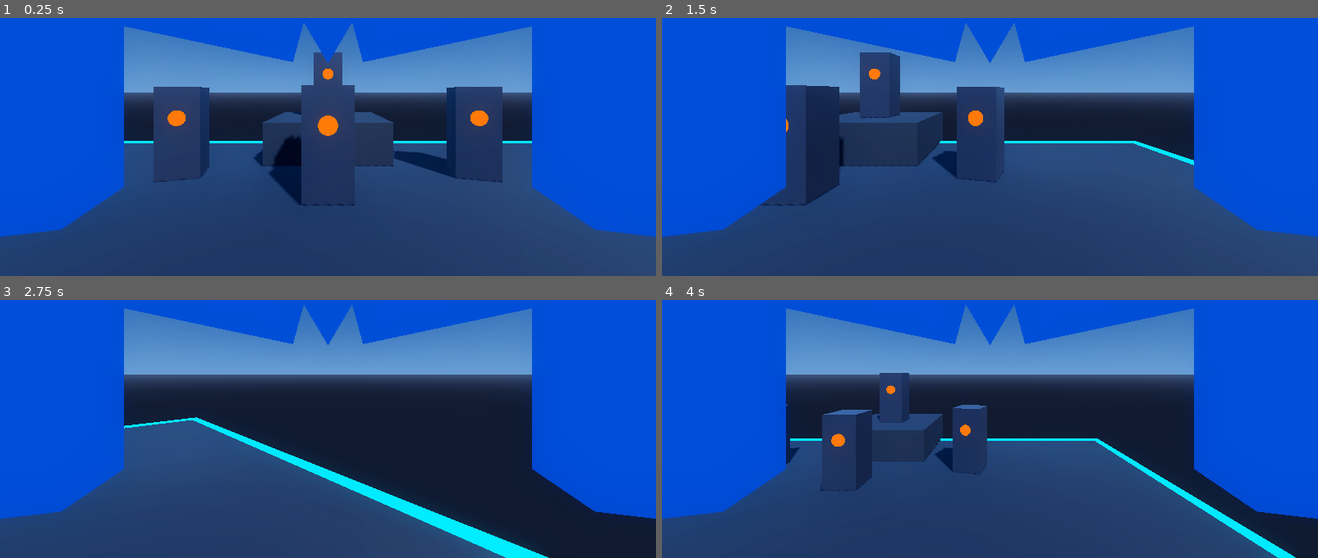
Above: before the commit, frames 1-4 (two rows, left to right).
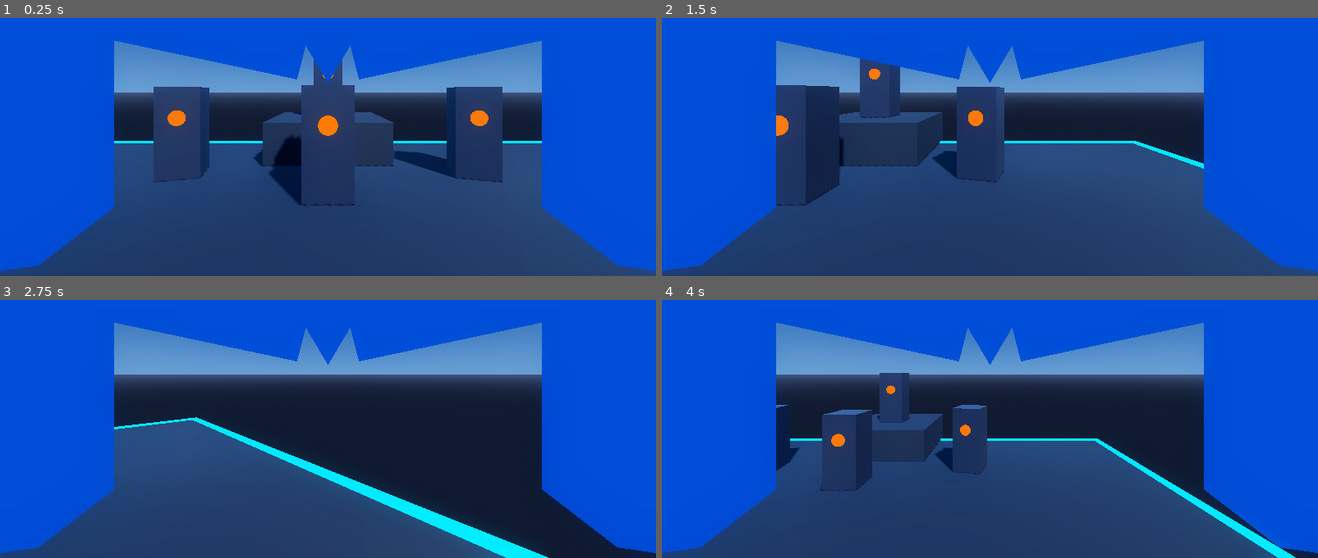
Above: after the commit, the same moments.

Repository: b6-stack/mega-man-x-remade
Game: Godot game, scene res://scenes/test_arena.tscn
Same seed, same stepped clock (60 frames per second), same inputs: the game is played once before the commit and once after it.
Inputs (mouse positions are in pixels of both pictures, inside the frame that each line leads up to):
- Up to frame 1 (0.25 s): no input
- Up to frame 2 (1.5 s): tap Enter (ui_accept) at 0.5, 0.77, 1.07 s; move the mouse to (1134, 74) at 0.52 s; hold D 0.53-1.25 s; hold Space 0.53-1.25 s; click (1134, 74) at 0.67 s; drag from (858, 110) to (957, 165) at 1.27 s
- Up to frame 3 (2.75 s): move the mouse to (outside the picture) at 2.02 s; hold D from 2.03 s (still down); hold E from 2.03 s (still down)
- Up to frame 4 (4 s): release D at 2.75 s; release E at 2.75 s; drag from (957, 447) to (793, 318) at 2.77 s; tap Enter (ui_accept) at 3.5, 3.77 s; move the mouse to (1186, 429) at 3.52 s; hold A from 3.53 s (still down); hold Q from 3.53 s (still down)

The runs differ from the first frame. In frame 1, 9.2% of the frame differs, in the area x 0-100%, y 1-99%; in frame 2, 9.2%; in frame 3, 9.2%; in frame 4, 9.2%.

Commit message:
Implement separate box emitter for X-Buster barrel and sphere emitter for glove, reposition helmet gem at sweet spot y=0.034

Diff:
--- a/scenes/player.tscn
+++ b/scenes/player.tscn
@@ -35,7 +35,7 @@
 
 [sub_resource type="PrismMesh" id="PrismMesh_gem_bezel"]
 material = SubResource("StandardMaterial3D_jewel_bezel")
-size = Vector3(0.032, 0.036, 0.016)
+size = Vector3(0.032, 0.036, 0.018)
 
 [sub_resource type="StandardMaterial3D" id="StandardMaterial3D_jewel"]
 shading_mode = 0
@@ -43,11 +43,11 @@
 albedo_color = Color(1, 0.05, 0.12, 1)
 emission_enabled = true
 emission = Color(1, 0.05, 0.1, 1)
-emission_energy_multiplier = 5.5
+emission_energy_multiplier = 6.0
 
 [sub_resource type="PrismMesh" id="PrismMesh_jewel"]
 material = SubResource("StandardMaterial3D_jewel")
-size = Vector3(0.024, 0.028, 0.020)
+size = Vector3(0.024, 0.028, 0.022)
 
 [sub_resource type="StandardMaterial3D" id="StandardMaterial3D_armor_cyan"]
 albedo_color = Color(0, 0.65, 0.95, 1)
@@ -196,42 +196,42 @@
 [node name="HelmetVisorFrame" type="Node3D" parent="XROrigin3D/XRCamera3D"]
 
 [node name="ForeheadCanopy" type="MeshInstance3D" parent="XROrigin3D/XRCamera3D/HelmetVisorFrame"]
-transform = Transform3D(1, 0, 0, 0, 0.965926, 0.258819, 0, -0.258819, 0.965926, 0, 0.100, -0.170)
+transform = Transform3D(1, 0, 0, 0, 0.965926, 0.258819, 0, -0.258819, 0.965926, 0, 0.088, -0.155)
 cast_shadow = 0
 mesh = SubResource("BoxMesh_canopy_top")
 
 [node name="CenterCrest" type="MeshInstance3D" parent="XROrigin3D/XRCamera3D/HelmetVisorFrame"]
-transform = Transform3D(1, 0, 0, 0, -1, 8.74228e-08, 0, -8.74228e-08, -1, 0, 0.050, -0.170)
+transform = Transform3D(1, 0, 0, 0, -1, 8.74228e-08, 0, -8.74228e-08, -1, 0, 0.034, -0.155)
 cast_shadow = 0
 mesh = SubResource("PrismMesh_center_crest")
 
 [node name="ForeheadGemBezel" type="MeshInstance3D" parent="XROrigin3D/XRCamera3D/HelmetVisorFrame"]
-transform = Transform3D(1, 0, 0, 0, -1, 8.74228e-08, 0, -8.74228e-08, -1, 0, 0.050, -0.168)
+transform = Transform3D(1, 0, 0, 0, -1, 8.74228e-08, 0, -8.74228e-08, -1, 0, 0.034, -0.153)
 cast_shadow = 0
 mesh = SubResource("PrismMesh_gem_bezel")
 
 [node name="ForeheadGem" type="MeshInstance3D" parent="XROrigin3D/XRCamera3D/HelmetVisorFrame"]
-transform = Transform3D(1, 0, 0, 0, -1, 8.74228e-08, 0, -8.74228e-08, -1, 0, 0.050, -0.165)
+transform = Transform3D(1, 0, 0, 0, -1, 8.74228e-08, 0, -8.74228e-08, -1, 0, 0.034, -0.150)
 cast_shadow = 0
 mesh = SubResource("PrismMesh_jewel")
 
 [node name="BrowArchLeft" type="MeshInstance3D" parent="XROrigin3D/XRCamera3D/HelmetVisorFrame"]
-transform = Transform3D(0.978148, 0.198669, 0.0634125, -0.207912, 0.935408, 0.285627, 0.00258189, -0.292671, 0.956209, -0.095, 0.062, -0.170)
+transform = Transform3D(0.978148, 0.198669, 0.0634125, -0.207912, 0.935408, 0.285627, 0.00258189, -0.292671, 0.956209, -0.090, 0.048, -0.155)
 cast_shadow = 0
 mesh = SubResource("BoxMesh_brow_arch")
 
 [node name="BrowArchRight" type="MeshInstance3D" parent="XROrigin3D/XRCamera3D/HelmetVisorFrame"]
-transform = Transform3D(0.978148, -0.198669, -0.0634125, 0.207912, 0.935408, 0.285627, -0.00258189, -0.292671, 0.956209, 0.095, 0.062, -0.170)
+transform = Transform3D(0.978148, -0.198669, -0.0634125, 0.207912, 0.935408, 0.285627, -0.00258189, -0.292671, 0.956209, 0.090, 0.048, -0.155)
 cast_shadow = 0
 mesh = SubResource("BoxMesh_brow_arch")
 
 [node name="TempleLeft" type="MeshInstance3D" parent="XROrigin3D/XRCamera3D/HelmetVisorFrame"]
-transform = Transform3D(0.965926, 0, 0.258819, 0, 1, 0, -0.258819, 0, 0.965926, -0.185, 0.010, -0.165)
+transform = Transform3D(0.965926, 0, 0.258819, 0, 1, 0, -0.258819, 0, 0.965926, -0.180, 0.0, -0.150)
 cast_shadow = 0
 mesh = SubResource("BoxMesh_temple_side")
 
 [node name="TempleRight" type="MeshInstance3D" parent="XROrigin3D/XRCamera3D/HelmetVisorFrame"]
-transform = Transform3D(0.965926, 0, -0.258819, 0, 1, 0, 0.258819, 0, 0.965926, 0.185, 0.010, -0.165)
+transform = Transform3D(0.965926, 0, -0.258819, 0, 1, 0, 0.258819, 0, 0.965926, 0.180, 0.0, -0.150)
 cast_shadow = 0
 mesh = SubResource("BoxMesh_temple_side")
 
@@ -245,8 +245,8 @@
 [node name="LeftChargeParticles" type="GPUParticles3D" parent="XROrigin3D/LeftController/LeftHandOffset"]
 transform = Transform3D(1, 0, 0, 0, 1, 0, 0, 0, 1, 0, 0, -0.02)
 emitting = false
-amount = 18
-lifetime = 0.10
+amount = 20
+lifetime = 0.11
 process_material = SubResource("ParticleProcessMaterial_charge")
 draw_pass_1 = SubResource("SphereMesh_sparkle")
 
@@ -348,8 +348,8 @@
 [node name="RightChargeParticles" type="GPUParticles3D" parent="XROrigin3D/RightController/RightHandOffset/XBuster"]
 transform = Transform3D(1, 0, 0, 0, 1, 0, 0, 0, 1, 0, 0, -0.04)
 emitting = false
-amount = 18
-lifetime = 0.10
+amount = 45
+lifetime = 0.11
 process_material = SubResource("ParticleProcessMaterial_charge")
 draw_pass_1 = SubResource("SphereMesh_sparkle")
 
--- a/scripts/buster.gd
+++ b/scripts/buster.gd
@@ -155,16 +155,20 @@
 
 	match level:
 		1:
-			_set_particle_system(right_particles, true, Color(1.0, 0.95, 0.2), 0.025, 10)
-			_set_particle_system(left_particles, true, Color(1.0, 0.95, 0.2), 0.025, 10)
+			# Right Buster (Cannon box emitter)
+			_set_particle_system(right_particles, true, Color(1.0, 0.95, 0.2), 0.035, 24, true)
+			# Left Glove (Hand sphere emitter)
+			_set_particle_system(left_particles, true, Color(1.0, 0.95, 0.2), 0.025, 12, false)
 		2:
-			_set_particle_system(right_particles, true, Color(0.2, 1.0, 0.45), 0.040, 18)
-			_set_particle_system(left_particles, true, Color(0.2, 1.0, 0.45), 0.040, 18)
+			# Level 2 Green Flashing Aura
+			_set_particle_system(right_particles, true, Color(0.2, 1.0, 0.45), 0.055, 45, true)
+			_set_particle_system(left_particles, true, Color(0.2, 1.0, 0.45), 0.040, 20, false)
 		3:
-			_set_particle_system(right_particles, true, Color(0.15, 0.75, 1.0), 0.055, 26)
-			_set_particle_system(left_particles, true, Color(0.15, 0.75, 1.0), 0.055, 26)
-
-func _set_particle_system(p: GPUParticles3D, emit: bool, color: Color, p_scale: float, p_amount: int) -> void:
+			# Level 3 Blue Plasma Storm
+			_set_particle_system(right_particles, true, Color(0.15, 0.75, 1.0), 0.080, 68, true)
+			_set_particle_system(left_particles, true, Color(0.15, 0.75, 1.0), 0.055, 30, false)
+
+func _set_particle_system(p: GPUParticles3D, emit: bool, color: Color, p_scale: float, p_amount: int, is_cannon: bool) -> void:
 	if not p:
 		return
 
@@ -175,18 +179,27 @@
 
 	p.visible = true
 	p.amount = p_amount
-	p.lifetime = 0.10
+	p.lifetime = 0.11
 
 	var p_mat := ParticleProcessMaterial.new()
-	p_mat.emission_shape = ParticleProcessMaterial.EMISSION_SHAPE_SPHERE
-	p_mat.emission_sphere_radius = 0.05
+	if is_cannon:
+		# Box emission covering the entire X-Buster cylindrical barrel
+		p_mat.emission_shape = ParticleProcessMaterial.EMISSION_SHAPE_BOX
+		p_mat.emission_box_extents = Vector3(0.09, 0.09, 0.13)
+		p_mat.initial_velocity_min = 0.3
+		p_mat.initial_velocity_max = 0.8
+	else:
+		# Compact sphere emission tightly hugging the left glove
+		p_mat.emission_shape = ParticleProcessMaterial.EMISSION_SHAPE_SPHERE
+		p_mat.emission_sphere_radius = 0.05
+		p_mat.initial_velocity_min = 0.2
+		p_mat.initial_velocity_max = 0.5
+
 	p_mat.direction = Vector3(0, 0, 0)
 	p_mat.spread = 180.0
-	p_mat.initial_velocity_min = 0.2
-	p_mat.initial_velocity_max = 0.5
 	p_mat.gravity = Vector3(0, 0, 0)
 	p_mat.scale_min = p_scale * 0.8
-	p_mat.scale_max = p_scale * 1.2
+	p_mat.scale_max = p_scale * 1.25
 	p.process_material = p_mat
 
 	var draw_mesh := SphereMesh.new()
@@ -204,8 +217,8 @@
 	p.emitting = true
 
 func _stop_all_charge_particles() -> void:
-	_set_particle_system(right_particles, false, Color.BLACK, 0, 0)
-	_set_particle_system(left_particles, false, Color.BLACK, 0, 0)
+	_set_particle_system(right_particles, false, Color.BLACK, 0, 0, true)
+	_set_particle_system(left_particles, false, Color.BLACK, 0, 0, false)
 
 func _send_haptic(frequency: float, amplitude: float, duration: float) -> void:
 	if controller and controller.has_method("trigger_haptic_pulse"):
